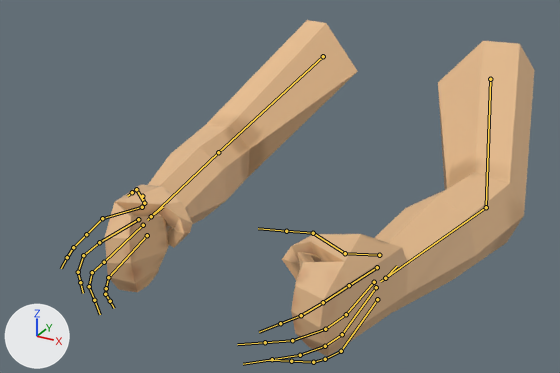
The Blender file Assets/Models/Arms/arms.blend as it was, and as the next commit left it.
Rendered twice from a camera (50 mm lens) standing at (0.415, -0.673, 0.434) and looking at (-0.042, 0.157, 0.019). The axes (+X, +Y, +Z) are drawn at lower left. The lights are the same throughout. The bones that bend it are drawn over the model as lines.

In view in the first picture: 'HL', 'HR', 'LL', 'LR', 'UL', 'UR'.
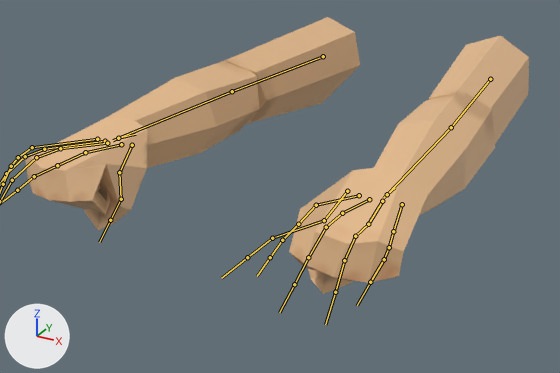
The newer file adds an action. The first version stands in its rest pose; the second is drawn at frame 1 of the action 'Swing'.

The change, as JSON lines over the scene's bpy script:
```json
{"block": "bone_upper_arm_right", "where": "bone_upper_arm_right = bpy.data.objects['Armature'].pose.bones['Upper Arm Right']"}
{"op": "set", "path": "bone_upper_arm_right.rotation_quaternion", "old": "(1.0, 0.0, 0.0, 0.0)", "new": "(0.724, 0.163, -0.645, 0.181)", "note": "degrees (0, 0, 0) -> degrees (2, -83, 26)"}
{"block": "bone_forarm_right", "where": "bone_forarm_right = bpy.data.objects['Armature'].pose.bones['Forarm Right']  # child of 'Upper Arm Right'"}
{"op": "set", "path": "bone_forarm_right.rotation_quaternion", "old": "(1.0, 0.0, 0.0, 0.0)", "new": "(0.953, -0.302, 0.0, 0.0)", "note": "degrees (0, 0, 0) -> degrees (-35, 0, 0)"}
{"block": "bone_upper_arm_left", "where": "bone_upper_arm_left = bpy.data.objects['Armature'].pose.bones['Upper Arm Left']"}
{"op": "set", "path": "bone_upper_arm_left.rotation_quaternion", "old": "(1.0, 0.0, 0.0, 0.0)", "new": "(0.724, 0.163, 0.645, -0.181)", "note": "degrees (0, 0, 0) -> degrees (2, 83, -26)"}
{"block": "bone_forarm_left", "where": "bone_forarm_left = bpy.data.objects['Armature'].pose.bones['Forarm Left']  # child of 'Upper Arm Left'"}
{"op": "set", "path": "bone_forarm_left.rotation_quaternion", "old": "(1.0, 0.0, 0.0, 0.0)", "new": "(0.953, -0.302, 0.0, 0.0)", "note": "degrees (0, 0, 0) -> degrees (-35, 0, 0)"}
```

Changed parts and their boxes [x1, y1, x2, y2] in the pictures (560 x 373 px):
```json
{"object": "LL", "change": "posed", "before": [374, 172, 524, 313], "after": [373, 93, 495, 215]}
{"object": "HL", "change": "posed", "before": [282, 234, 408, 357], "after": [289, 168, 427, 294], "on screen": "9% wider"}
{"object": "HR", "change": "posed", "before": [105, 185, 193, 292], "after": [25, 115, 147, 230], "on screen": "38% wider, 7% taller"}
{"object": "LR", "change": "posed", "before": [148, 125, 250, 224], "after": [112, 60, 259, 168]}
{"object": "UL", "change": "posed", "before": [438, 41, 535, 215], "after": [429, 35, 529, 144], "on screen": "37% shorter"}
{"object": "UR", "change": "posed", "before": [206, 20, 358, 177], "after": [225, 17, 360, 123]}
{"bone": "Upper Arm Right", "before": "(323, 56) to (218, 152)", "after": "(323, 56) to (232, 91)"}
{"bone": "Forarm Right", "before": "(218, 152) to (151, 216)", "after": "(232, 91) to (118, 138)"}
{"bone": "Upper Arm Left", "before": "(490, 79) to (486, 207)", "after": "(490, 79) to (451, 127)"}
{"bone": "Forarm Left", "before": "(486, 207) to (385, 278)", "after": "(451, 127) to (387, 194)"}
```
